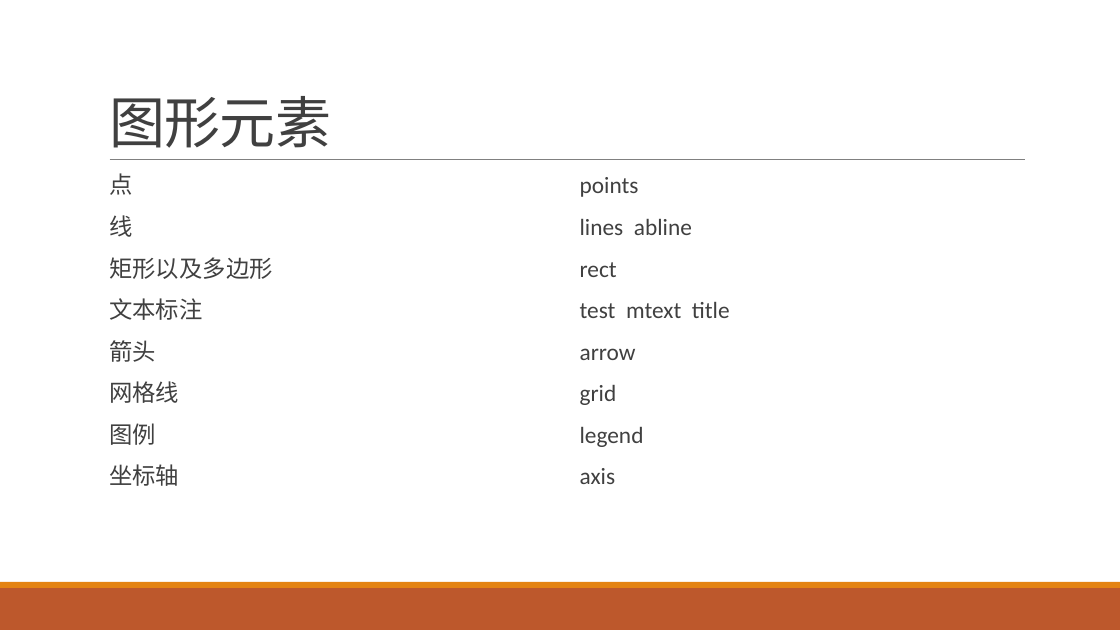
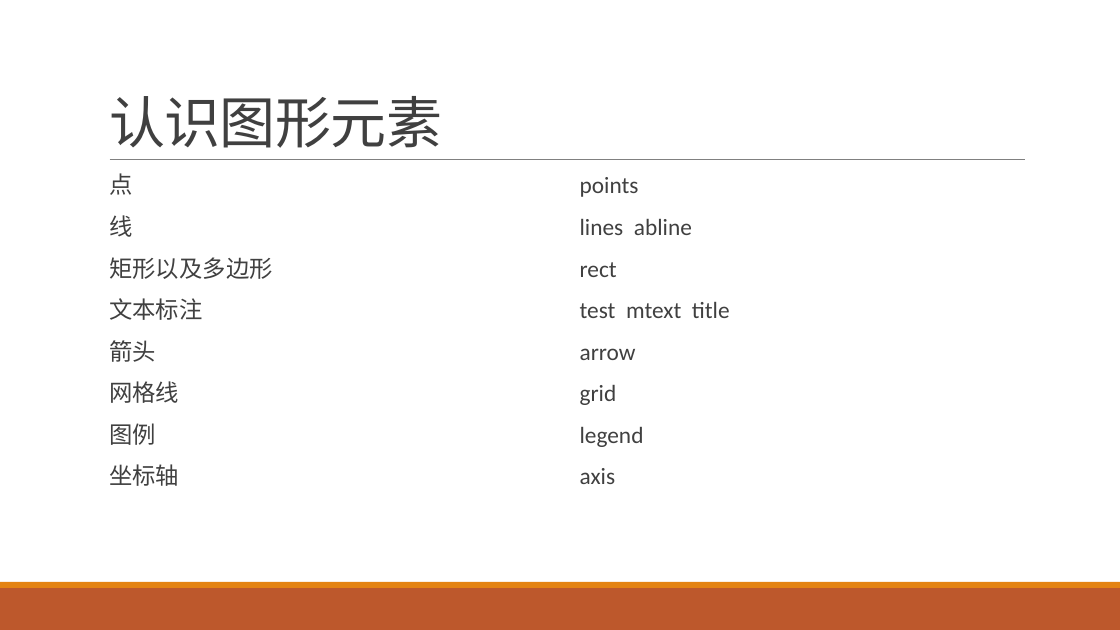
Before and after one commit to exoplanetX/DataAnalytics, a slide deck: slide 3 of 数据分析-5-数据可视化.pptx. Drawn at 1120x630 pixels with LibreOffice and Linux fonts; fonts in the diff are those of the drawing. Boxes give left, top, right and bottom in pixels: in the first picture for what was removed or moved away, otherwise in the second. Text is boxed around its words. In the diff, an @@ line names an element or a change of style, - is before the commit and + after.

```diff
--- a/数据分析-5-数据可视化.pptx
+++ b/数据分析-5-数据可视化.pptx
@@ title at (109,96,442,148): text changed @@
-图形元素
+认识图形元素
```
Also in this commit, not shown: 8 other slides changed, 4 slides added, 3 slides removed, 1 other file.
